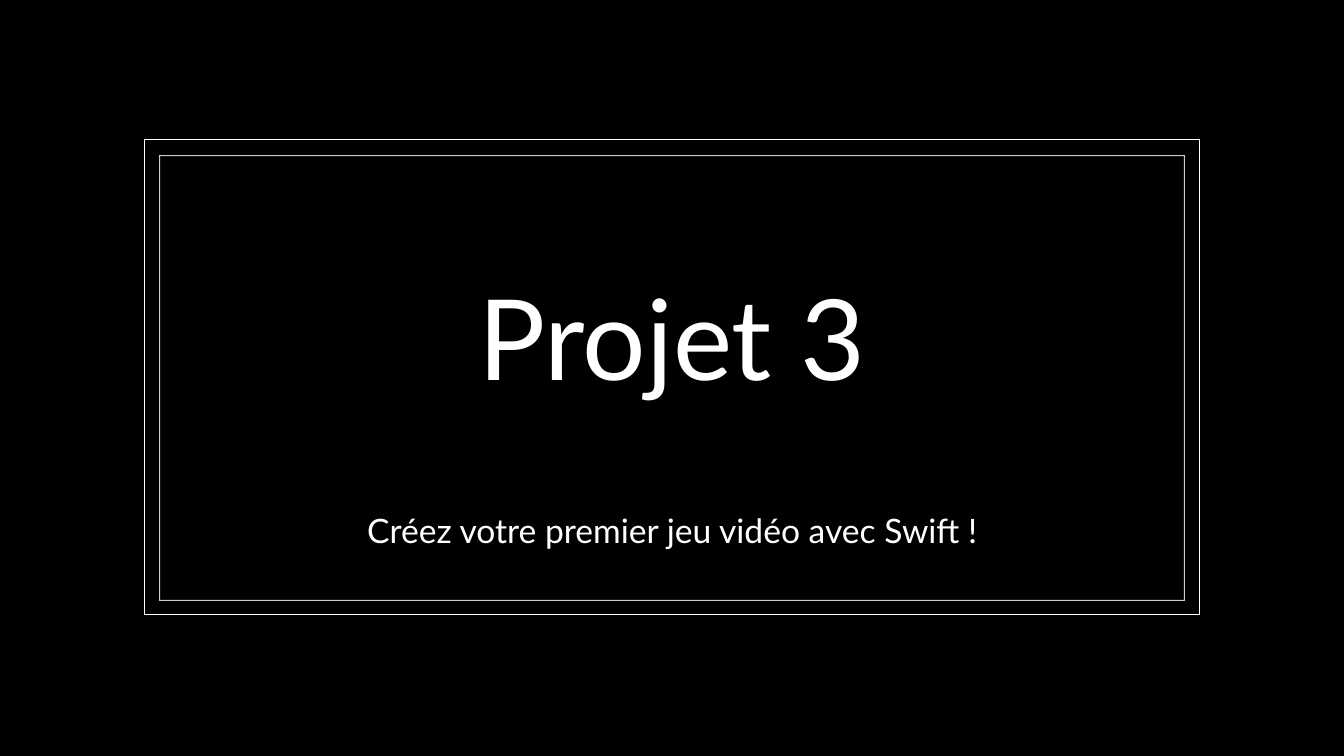
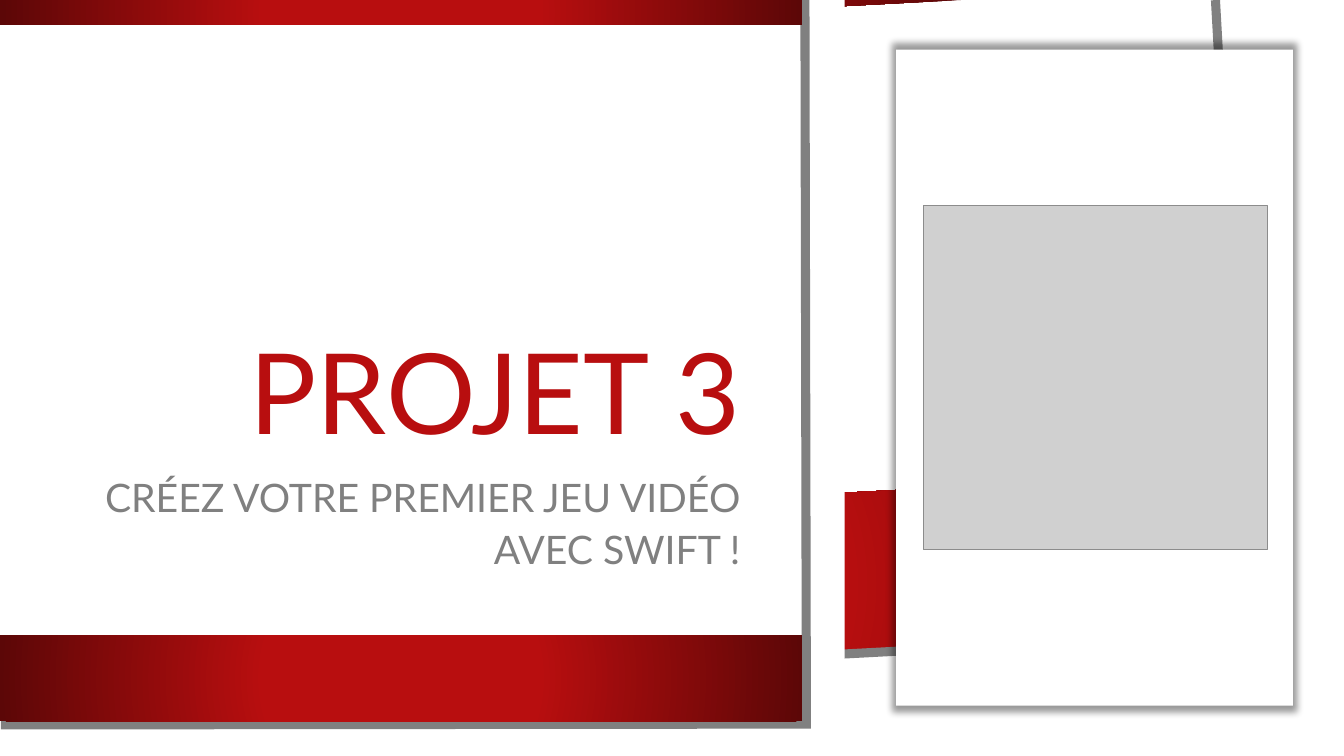
Before and after one commit to yoan8306/Projet3, a slide deck: slide 1 of P3_soussand_yoan/P3_02_architecture/P3_02_architecture.pptx. Drawn at 1344x756 pixels with LibreOffice and Linux fonts; fonts in the diff are those of the drawing; grey boxes stand for pictures; background and template pictures are left out. Boxes give left, top, right and bottom in pixels: in the first picture for what was removed or moved away, otherwise in the second. Text is boxed around its words. In the diff, an @@ line names an element or a change of style, - is before the commit and + after.

```diff
--- a/P3_soussand_yoan/P3_02_architecture/P3_02_architecture.pptx
+++ b/P3_soussand_yoan/P3_02_architecture/P3_02_architecture.pptx
@@ freeform shape added at (0,0,1287,726), fill #FFFFFF @@
@@ freeform shape added at (0,0,962,50), fill gradient #B80E0F to #5C0707 @@
@@ freeform shape added at (0,0,1251,699), outline #808080 6.5 pt @@
@@ rectangle added at (0,0,845,756), fill #FFFFFF @@
@@ rectangle added at (0,0,803,25), fill gradient #B80E0F to #5C0707 @@
@@ freeform shape added at (1,0,807,725), outline #808080 6.5 pt @@
@@ rectangle added at (896,49,1294,706), fill #FFFFFF @@
@@ title "PROJET 3" at (249,353,740,435): vertical alignment middle to bottom @@
@@ rectangle removed at (144,140,1200,615) @@
@@ rectangle removed at (159,155,1185,600) @@
@@ picture added at (924,206,1267,549) @@
@@ title at (249,353,740,435): text changed; text colour #FFFFFF to #B80E0F @@
-Projet 3
+PROJET 3
@@ freeform shape added at (0,472,1249,696), fill gradient #B80E0F to #5C0707 @@
@@ subtitle at (105,478,741,564): text changed; size 24 to 28 pt; text colour #FFFFFF to #808080 @@
-Créez votre premier jeu vidéo avec Swift !
+CRÉEZ VOTRE PREMIER JEU VIDÉO AVEC SWIFT !
@@ rectangle added at (0,635,803,721), fill gradient #B80E0F to #5C0707 @@
```
Also in this commit, not shown: 2 slides added, 1 slide removed, 6 other files.
